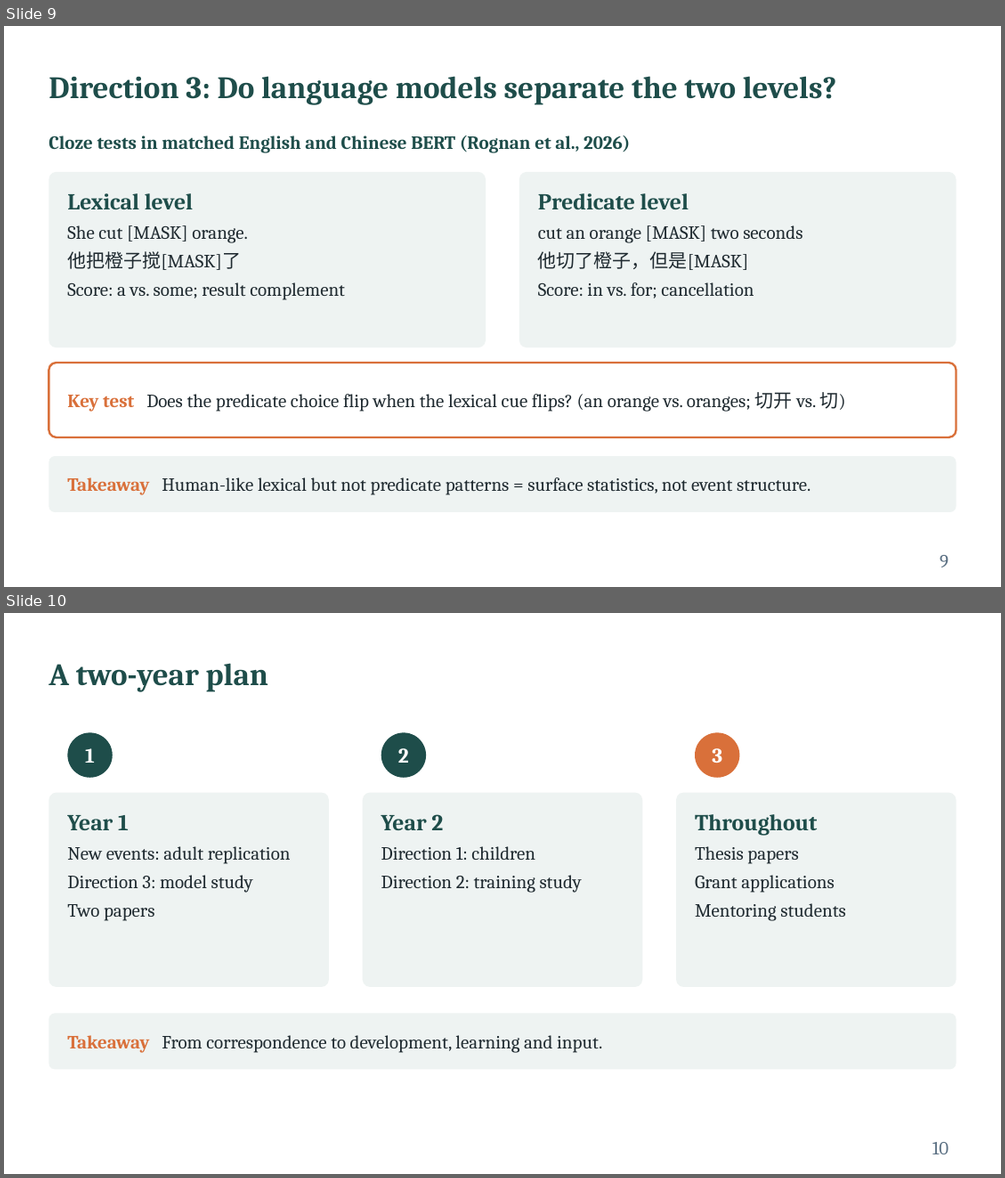
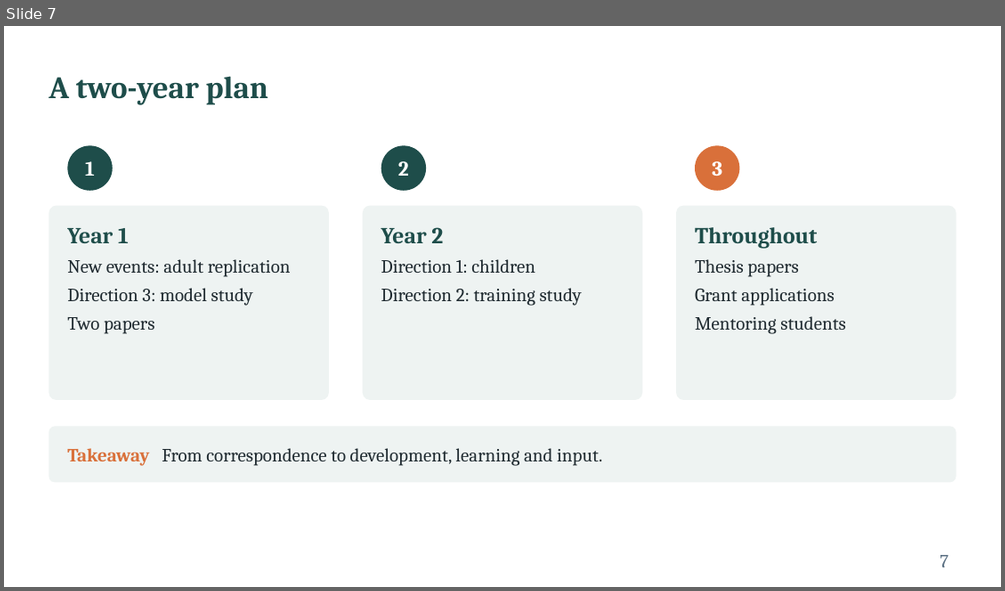
Before and after one commit to xtaoliu/claude, a slide deck: Liu_postdoc_interview_talk.pptx. Shown one above the other, each under a label of ours: slides 9 and 10 before the commit, slide 7 after it. The pictures are 1005x1178 and 1005x591 pixels, drawn with LibreOffice and Linux fonts; fonts in the diff are those of the drawing. Boxes give left, top, right and bottom in pixels: in the first picture for what was removed or moved away, otherwise in the second. Text is boxed around its words. In the diff, an @@ line names an element or a change of style, - is before the commit and + after.

```diff
--- a/Liu_postdoc_interview_talk.pptx
+++ b/Liu_postdoc_interview_talk.pptx
@@ slide 9 removed at box(4, 26, 1001, 587), background #FFFFFF @@
@@ title removed at box(48, 76, 837, 104) @@
-Direction 3: Do language models separate the two levels?
@@ text removed at box(48, 135, 630, 153) @@
-Cloze tests in matched English and Chinese BERT (Rognan et al., 2026)
@@ rounded rectangle removed at box(48, 172, 485, 347) @@
@@ rounded rectangle removed at box(519, 172, 956, 347) @@
@@ text removed at box(67, 193, 345, 300) @@
-Lexical level
-She cut [MASK] orange.
-他把橙子搅[MASK]了
-Score: a vs. some; result complement
@@ text removed at box(538, 193, 802, 298) @@
-Predicate level
-cut an orange [MASK] two seconds
-他切了橙子，但是[MASK]
-Score: in vs. for; cancellation
@@ rounded rectangle removed at box(48, 362, 956, 437) @@
@@ text removed at box(67, 392, 846, 411) @@
-Key test Does the predicate choice flip when the lexical cue flips? (an orange vs. oranges; 切开 vs. 切)
@@ rounded rectangle removed at box(48, 456, 956, 512) @@
@@ text removed at box(67, 477, 810, 495) @@
-Takeaway Human-like lexical but not predicate patterns = surface statistics, not event structure.
@@ page number removed at box(939, 555, 948, 567) @@
-9
@@ what was slide 10 is now slide 7 @@
@@ page number at box(939, 555, 948, 567): text changed @@
-10
+7
```
Also in this commit, not shown: 5 slides changed, 1 slide added, 3 other slides removed, 1 other file.
